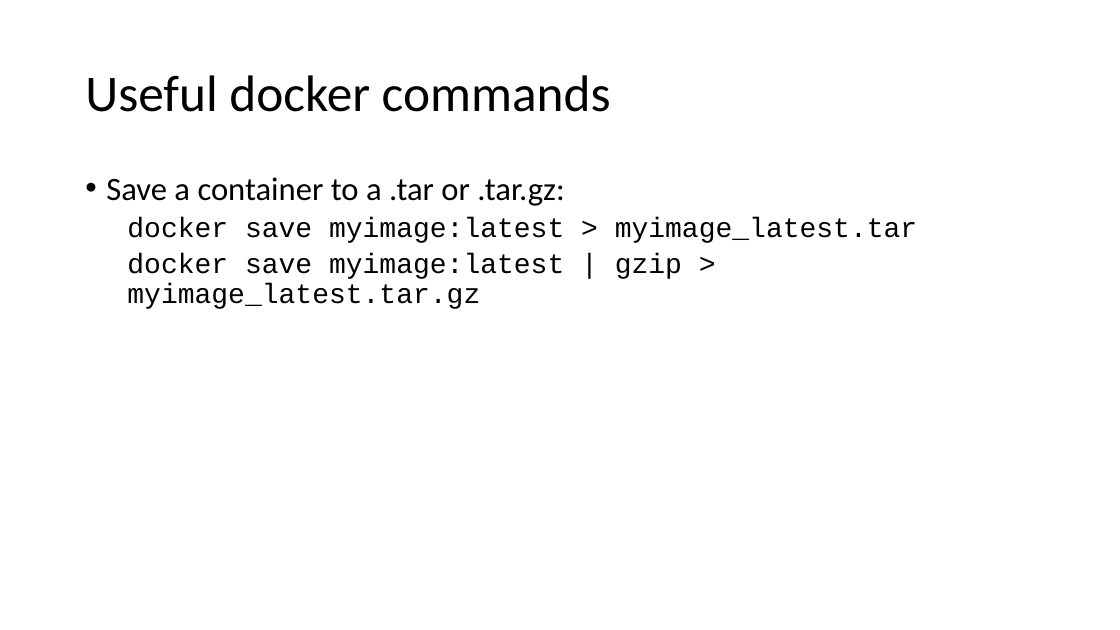
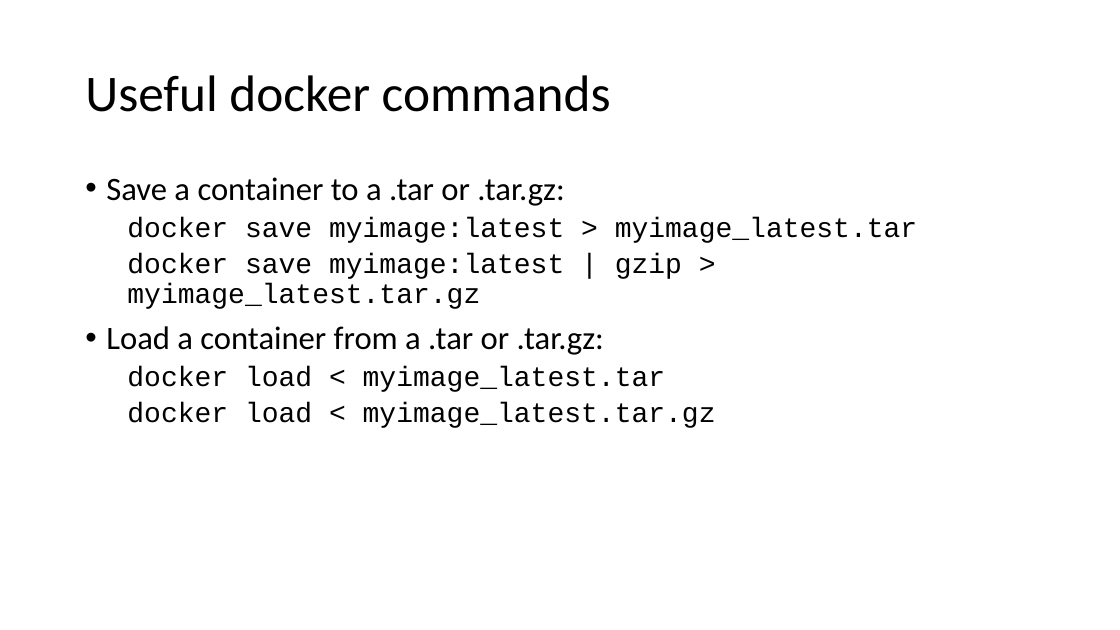
Before and after one commit to bassmandja/docker101, a slide deck: slide 17 of Docker 101.pptx. Drawn at 1120x630 pixels with LibreOffice and Linux fonts; fonts in the diff are those of the drawing. Boxes give left, top, right and bottom in pixels: in the first picture for what was removed or moved away, otherwise in the second. Text is boxed around its words. In the diff, an @@ line names an element or a change of style, - is before the commit and + after.

```diff
--- a/Docker 101.pptx
+++ b/Docker 101.pptx
@@ text at (106,326,716,428): paragraphs added @@
+• Load a container from a .tar or .tar.gz:
+  docker load < myimage_latest.tar
+  docker load < myimage_latest.tar.gz
```
Also in this commit, not shown: 1 other slide changed.
